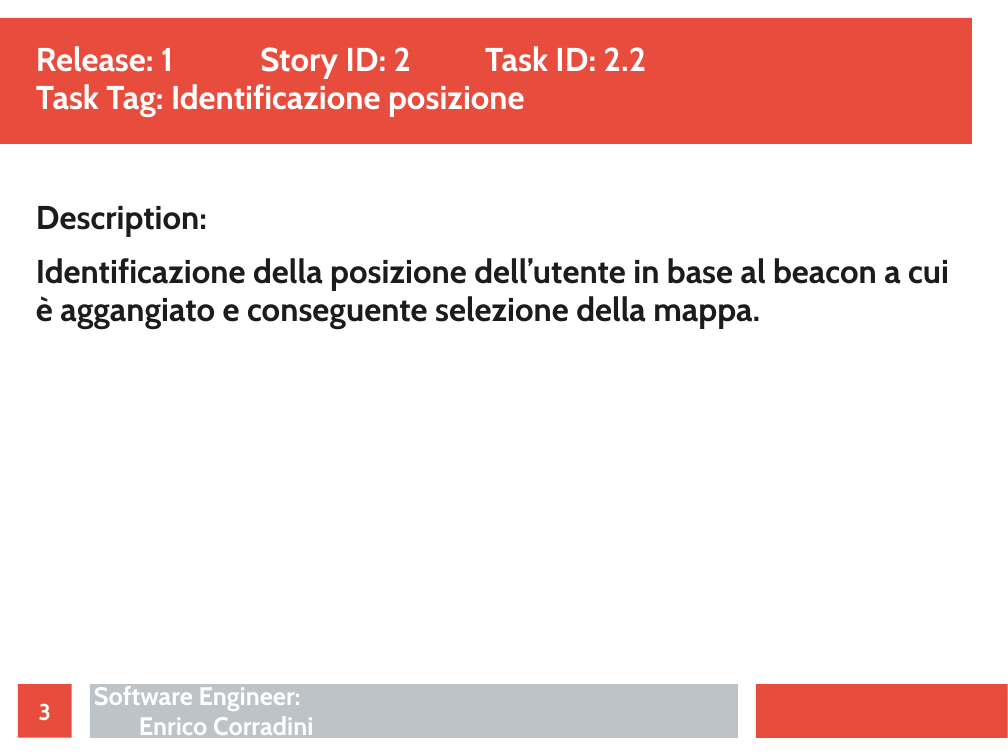
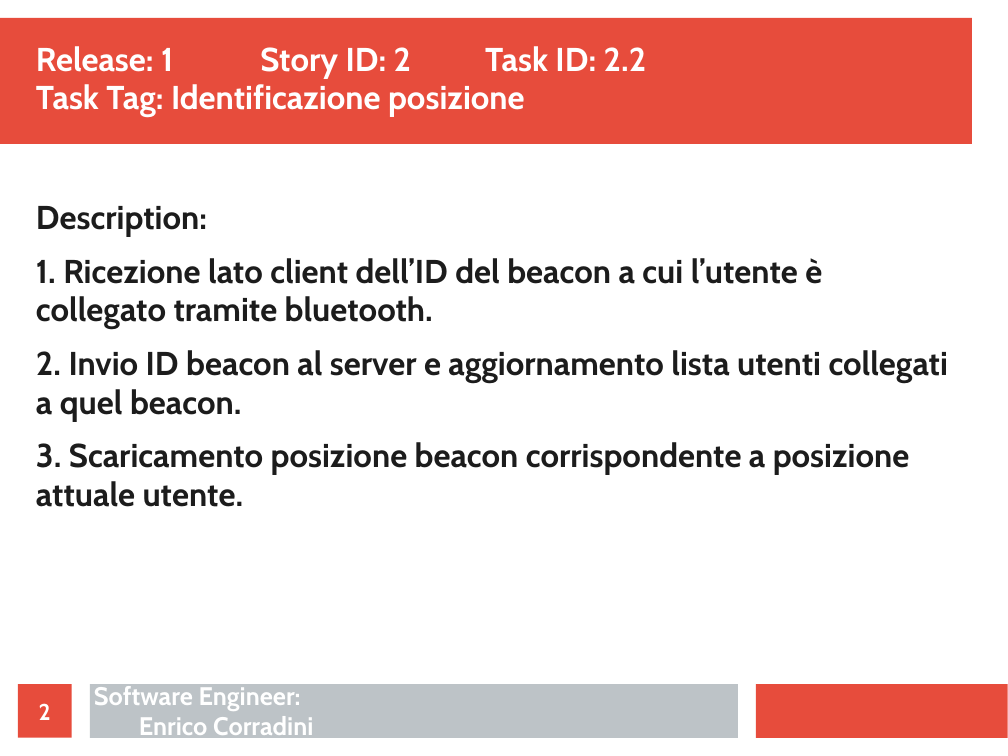
Before and after one commit to ecorradini/ProgettoIDS, a slide deck: slide 2 of AnalisiRequisiti/TaskGestioneMappe.ppt (slide 3 before the commit). Drawn at 1008x756 pixels with LibreOffice and Linux fonts; fonts in the diff are those of the drawing. Boxes give left, top, right and bottom in pixels: in the first picture for what was removed or moved away, otherwise in the second. Text is boxed around its words. In the diff, an @@ line names an element or a change of style, - is before the commit and + after.

```diff
--- a/AnalisiRequisiti/TaskGestioneMappe.ppt
+++ b/AnalisiRequisiti/TaskGestioneMappe.ppt
@@ text at [36, 258, 948, 507]: text changed @@
-Identificazione della posizione dell’utente in base al beacon a cui è aggangiato e conseguente selezione della mappa.
+1. Ricezione lato client dell’ID del beacon a cui l’utente è collegato tramite bluetooth.
+2. Invio ID beacon al server e aggiornamento lista utenti collegati a quel beacon.
+3. Scaricamento posizione beacon corrispondente a posizione attuale utente.
@@ page number at [39, 703, 51, 720]: text changed @@
-3
+2
```
Also in this commit, not shown: 3 other slides changed, 1 slide removed, 1 other file.
